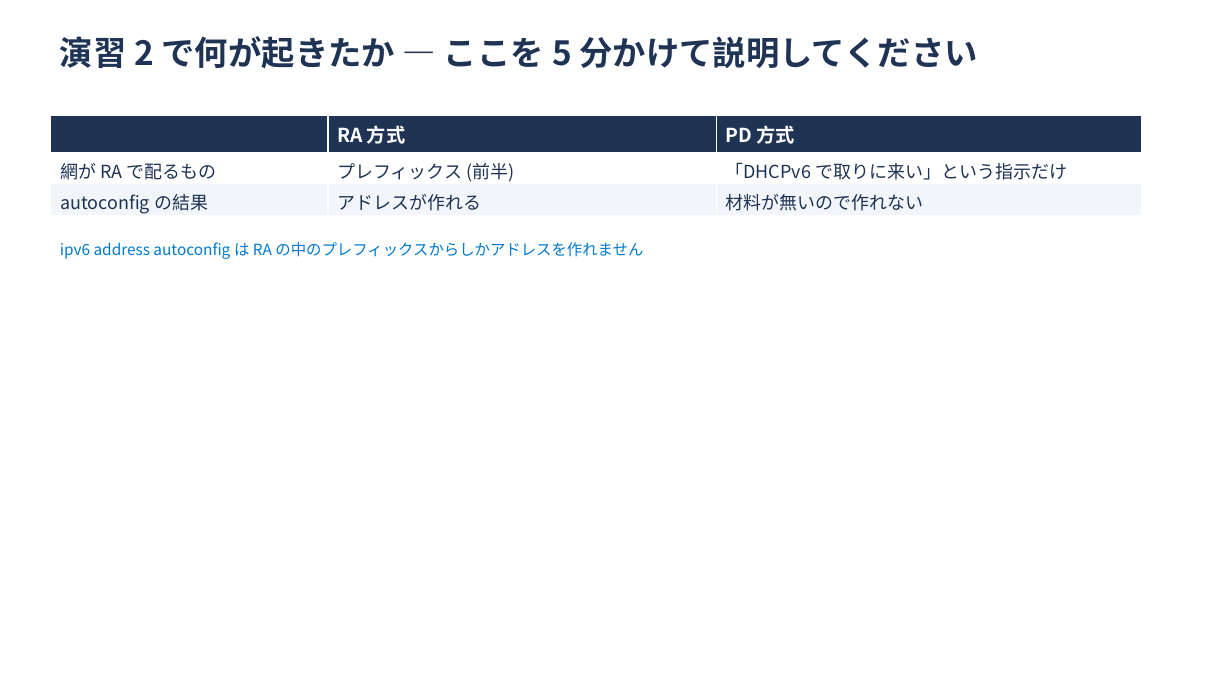
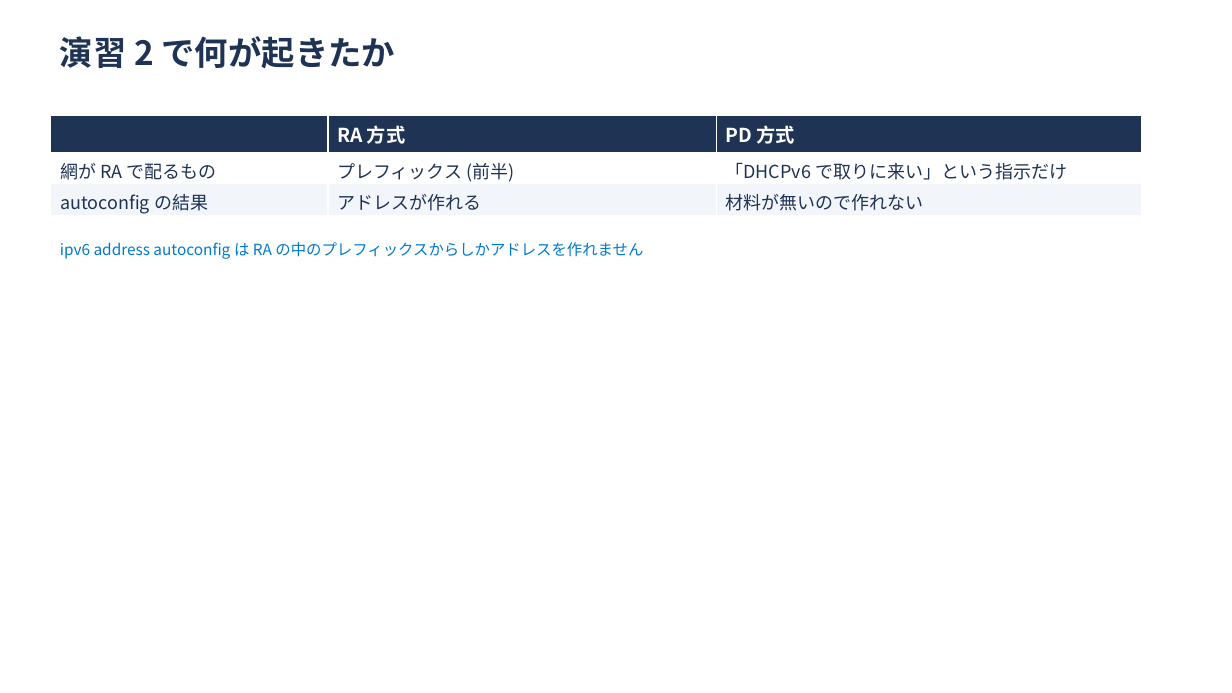
Before and after one commit to ginchankawaii/claude-code-book-template, a slide deck: slide 10 of docs/ipoe-lab/slides/handson.pptx. Drawn at 1232x693 pixels with LibreOffice and Linux fonts; fonts in the diff are those of the drawing. Boxes give left, top, right and bottom in pixels: in the first picture for what was removed or moved away, otherwise in the second. Text is boxed around its words. In the diff, an @@ line names an element or a change of style, - is before the commit and + after.

```diff
--- a/docs/ipoe-lab/slides/handson.pptx
+++ b/docs/ipoe-lab/slides/handson.pptx
@@ text at (60, 36, 396, 69): text changed @@
-演習 2 で何が起きたか — ここを 5 分かけて説明してください
+演習 2 で何が起きたか
```
Also in this commit, not shown: 5 other slides changed, 5 other files.
